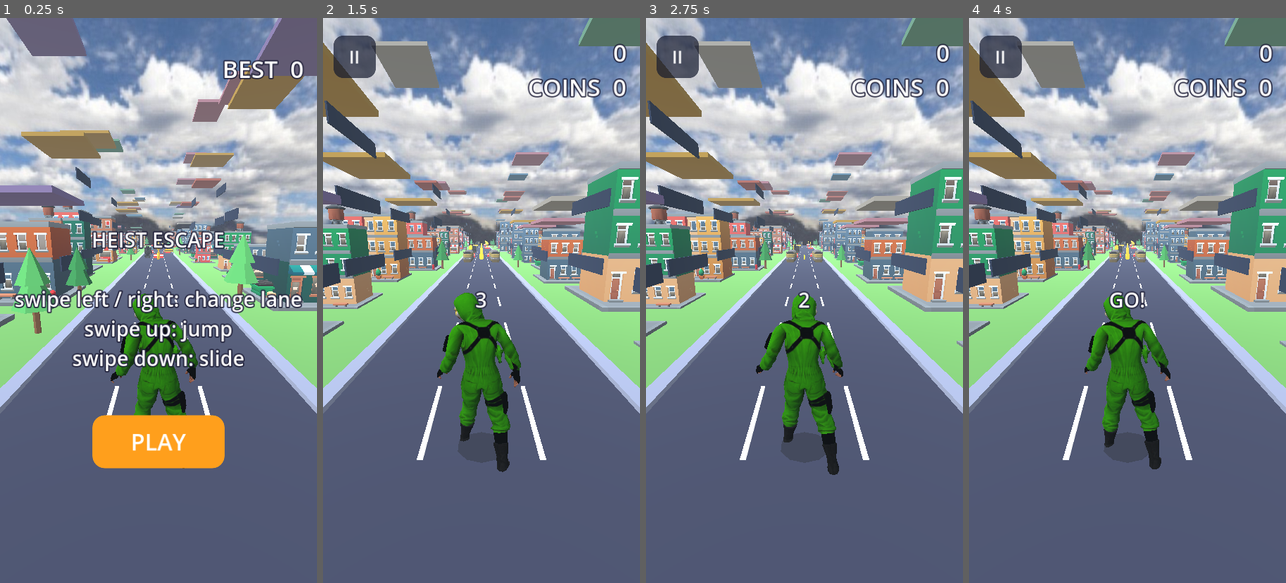
Above: before the commit, frames 1-4 (left to right).
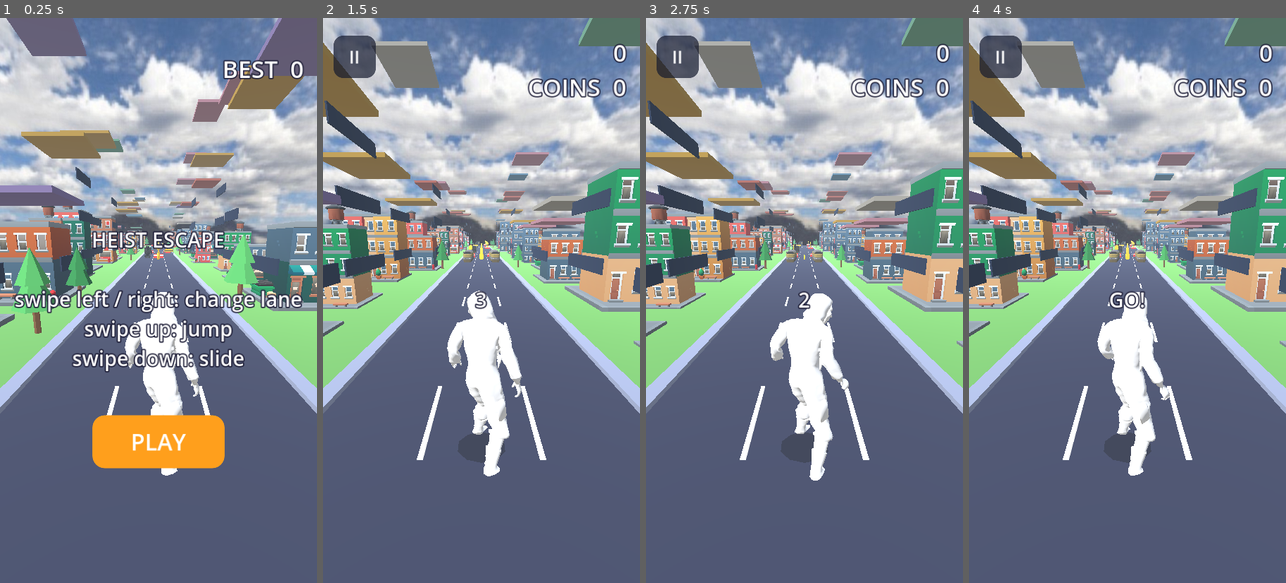
Above: after the commit, the same moments.

Repository: akshathgaming198028-cell/EndlessGame
Game: Godot game, scene res://main.tscn
Same seed, same stepped clock (60 frames per second), same inputs: the game is played once before the commit and once after it.
Inputs (mouse positions are in pixels of both pictures, inside the frame that each line leads up to):
- Up to frame 1 (0.25 s): no input
- Up to frame 2 (1.5 s): tap Enter at 0.5 s; move the mouse to (551, 272) at 0.52 s; hold Right 0.53-1.25 s; click (551, 272) at 0.67 s; tap Space at 0.77 s; drag from (418, 328) to (465, 413) at 1.27 s
- Up to frame 3 (2.75 s): move the mouse to (836, 176) at 2.02 s; hold Right from 2.03 s (still down)
- Up to frame 4 (4 s): release Right at 2.75 s; drag from (1111, 413) to (1032, 215) at 2.77 s; move the mouse to (1222, 385) at 3.52 s; hold Left from 3.53 s (still down); tap Space at 3.77 s

The runs differ from the first frame. In frame 1, 2.9% of the frame differs, in the area x 34-63%, y 48-81%; in frame 2, 4.4%; in frame 3, 4.6%; in frame 4, 4.7%, in the area x 36-64%, y 48-81%.

Commit message:
Use the Mixamo character FBX with the plain Mixamo animations; no hip or turn corrections
Co-Authored-By: Claude Haiku 5.5 <noreply@anthropic.com>
Claude-Session: https://claude.ai/code/session_01DDNfUcEeZJQNoZPcRL3Cag

Diff:
--- a/main.gd
+++ b/main.gd
@@ -305,8 +305,8 @@
 	player.add_child(body)
 	blob = add_mesh(self, m_disc, Vector3(0.5, 1.0, 0.4), Vector3(0, 0.04, 0), Color(0, 0, 0, 0.35))
 
-	if ResourceLoader.exists("res://assets/player.glb"):
-		var ps = load("res://assets/player.glb")
+	if ResourceLoader.exists("res://assets/playercriminal.fbx"):
+		var ps = load("res://assets/playercriminal.fbx")
 		if ps is PackedScene:
 			custom_model = ps.instantiate()
 			body.add_child(custom_model)
@@ -368,7 +368,7 @@
 	# this rig is 0.74 units tall in its file (measured), so scale it to the player height
 	model.scale = Vector3.ONE * (PLAYER_HEIGHT / 0.74) * 2.0
 	# lower the character so its lowest foot meets the road (measured: feet sat about 0.07 units up)
-	model.position = Vector3(0, -0.07 * model.scale.y, 0)
+	model.position = Vector3(0, -0.06 * model.scale.y, 0)
 	_matte(model)
 	skel = _find_skeleton(model)
 	if skel != null:
@@ -424,9 +424,6 @@
 					a.remove_track(t)
 					continue
 				# the hips' own turn is what tilted him: drop it so he stands upright, as in the build where he stood
-				if a.track_get_type(t) == Animation.TYPE_ROTATION_3D and nb == "mixamorighips" and key != "die":
-					a.remove_track(t)
-					continue
 				a.track_set_path(t, NodePath(skel_rel + ":" + bones[nb]))
 			# only running and idle repeat; death, jump and slide play once
 			a.loop_mode = Animation.LOOP_LINEAR if (key == "run" or key == "idle") else Animation.LOOP_NONE
